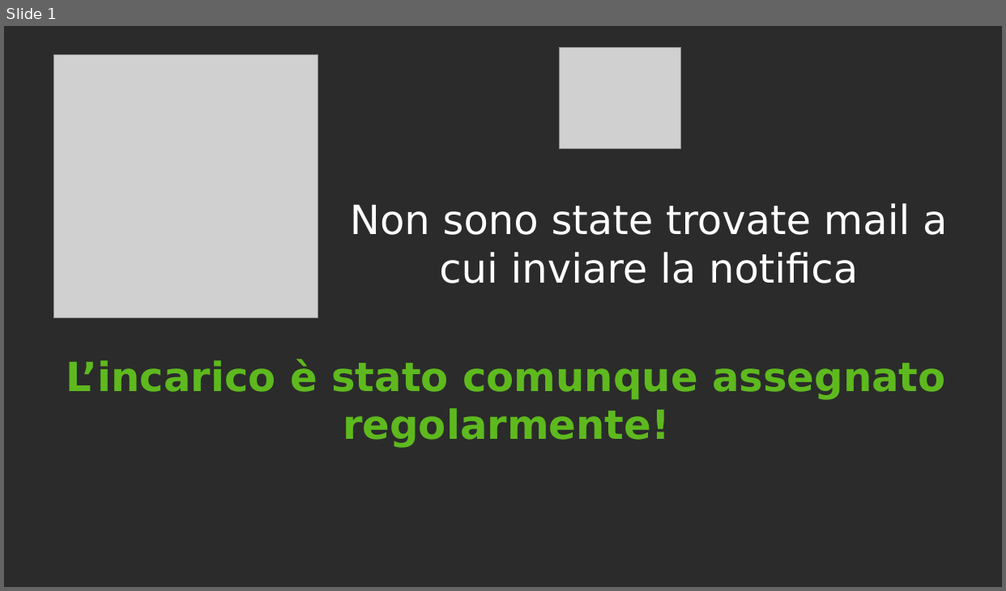
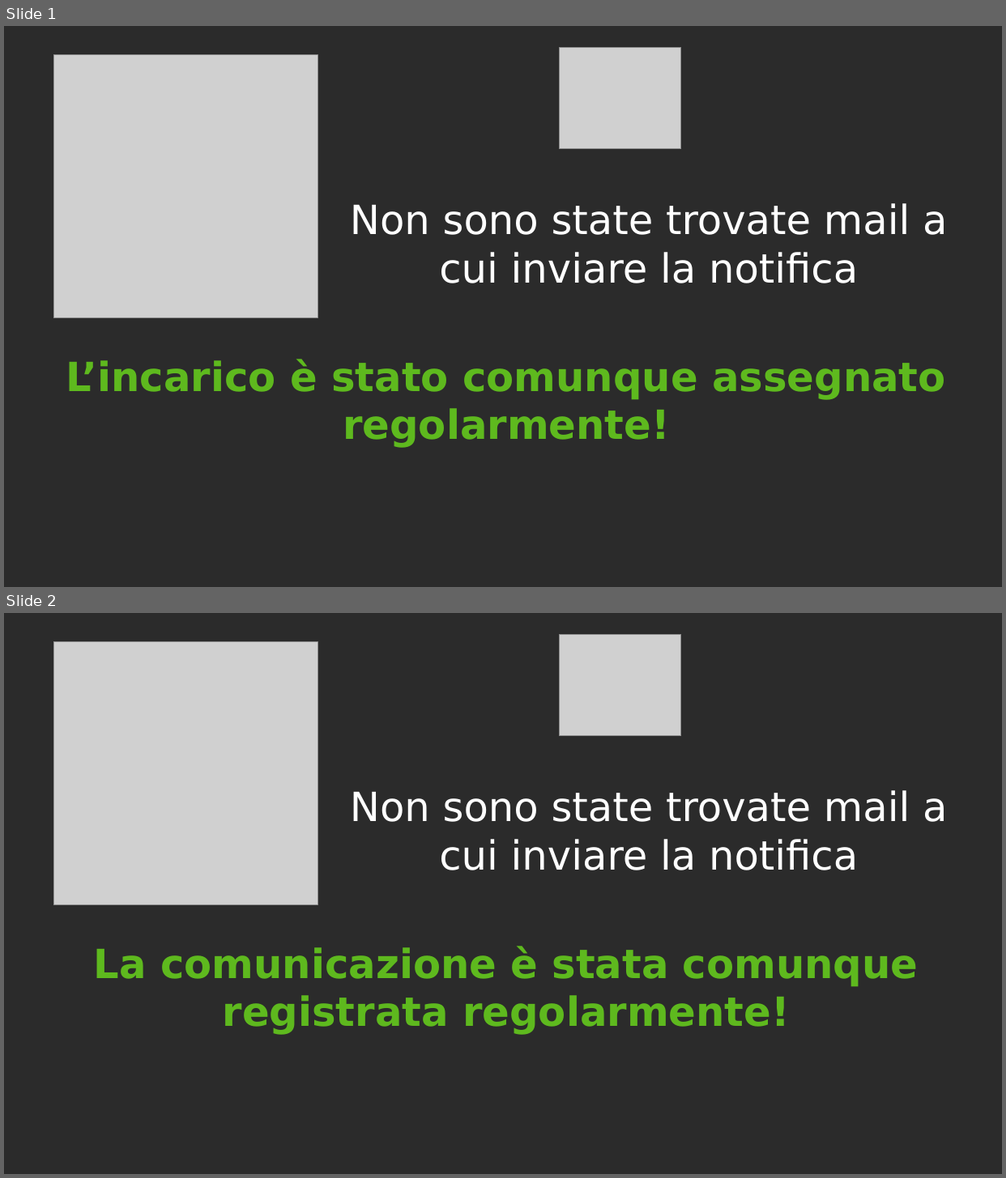
Before and after one commit to samtolomeo/emergenze-pcge, a slide deck: img/no_mail.odp. Shown one above the other, each under a label of ours: slide 1 before the commit, slides 1 and 2 after it. The pictures are 1006x591 and 1006x1178 pixels, drawn with LibreOffice and Linux fonts; fonts in the diff are those of the drawing; grey boxes stand for pictures; background and template pictures are left out; a plain dark background stands for a picture behind light text. Boxes give left, top, right and bottom in pixels: in the first picture for what was removed or moved away, otherwise in the second. Text is boxed around its words. In the diff, an @@ line names an element or a change of style, - is before the commit and + after.

```diff
--- a/img/no_mail.odp
+++ b/img/no_mail.odp
@@ slide 2 added at [4, 613, 1002, 1174], background picture (left out) @@
@@ picture added at [559, 635, 681, 736] @@
@@ picture added at [53, 641, 317, 905] @@
@@ text added at [350, 790, 947, 871], 32 pt, text #FFFFFF @@
+Non sono state trovate mail a cui inviare la notifica
@@ text added at [94, 946, 918, 1035], 32 pt, text #5EB91E, bold @@
+La comunicazione è stata comunque registrata regolarmente!
```
Also in this commit, not shown: 23 other files.
